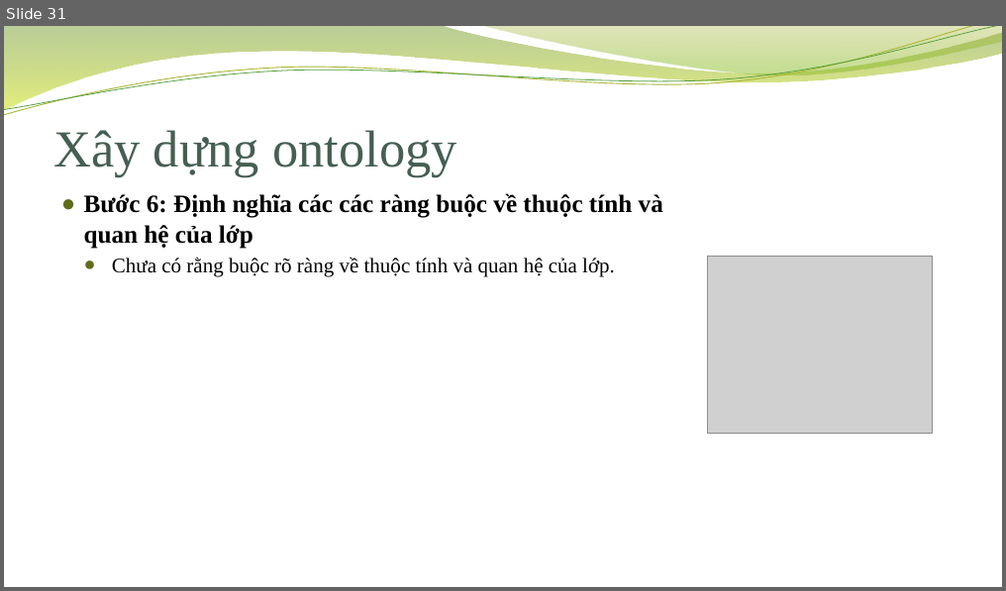
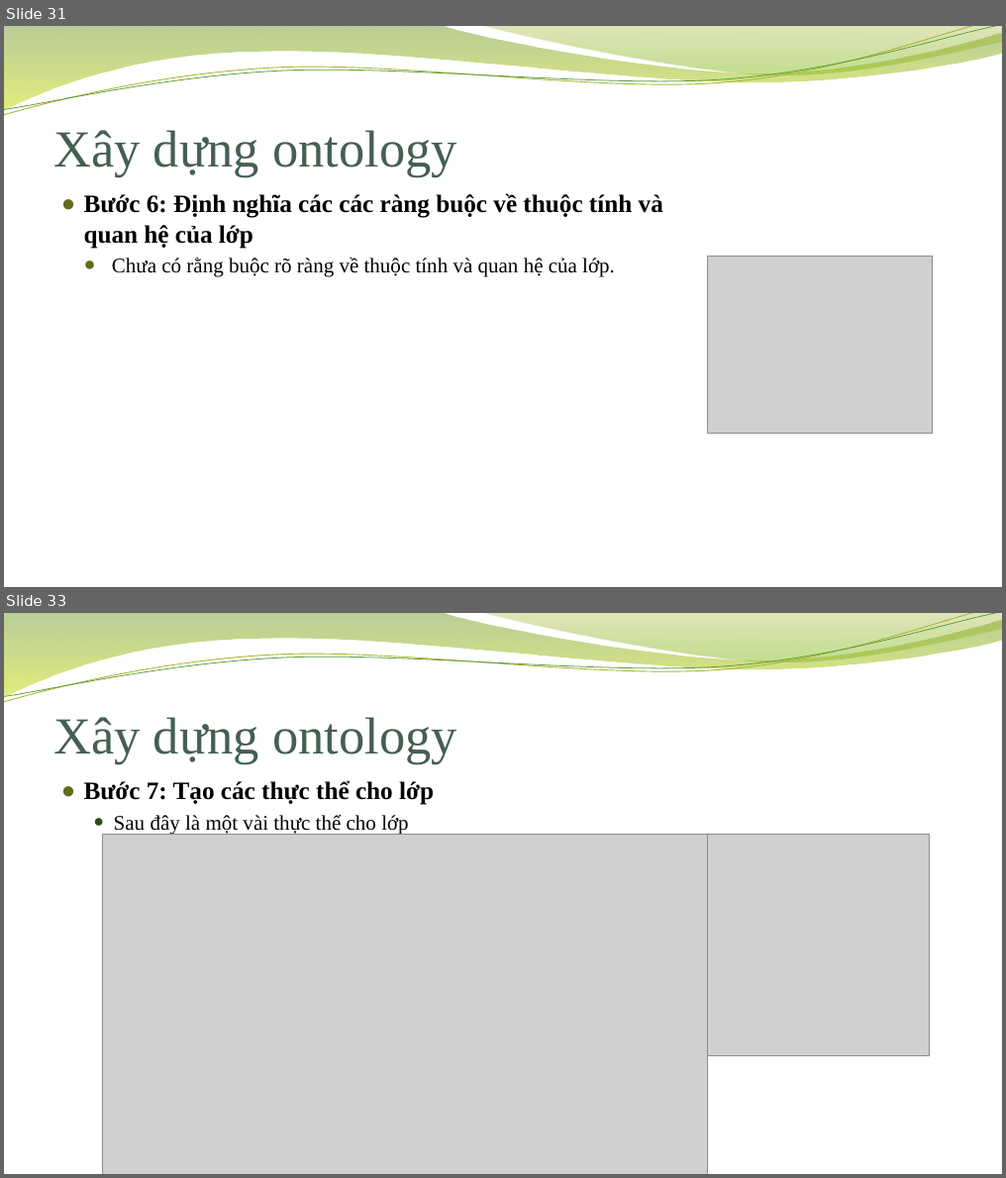
Before and after one commit to dvhchuot/ontology_heathy, a slide deck: Family_Health.pptx. Shown one above the other, each under a label of ours: slide 31 before the commit, slides 31 and 33 after it; the slides between them are not shown. The pictures are 1006x591 and 1006x1178 pixels, drawn with LibreOffice and Linux fonts; fonts in the diff are those of the drawing; grey boxes stand for pictures; background and template pictures are left out. Boxes give left, top, right and bottom in pixels: in the first picture for what was removed or moved away, otherwise in the second. Text is boxed around its words. In the diff, an @@ line names an element or a change of style, - is before the commit and + after.

```diff
--- a/Family_Health.pptx
+++ b/Family_Health.pptx
@@ slide 33 added at (x1=4, y1=613, x2=1002, y2=1174), background picture (left out); not listed: 4 template elements that a slide beside it also shows @@
@@ title added at (x1=54, y1=717, x2=457, y2=763), 50 pt, text #455F51 @@
+Xây dựng ontology
@@ text added at (x1=84, y1=780, x2=434, y2=834), 20 pt, text #000000 @@
+  ● Bước 7: Tạo các thực thể cho lớp
+  ● Sau đây là một vài thực thể cho lớp
@@ picture added at (x1=102, y1=834, x2=708, y2=1174) @@
@@ picture added at (x1=708, y1=834, x2=930, y2=1057) @@
```
Also in this commit, not shown: 2 slides changed, 6 other slides added.
